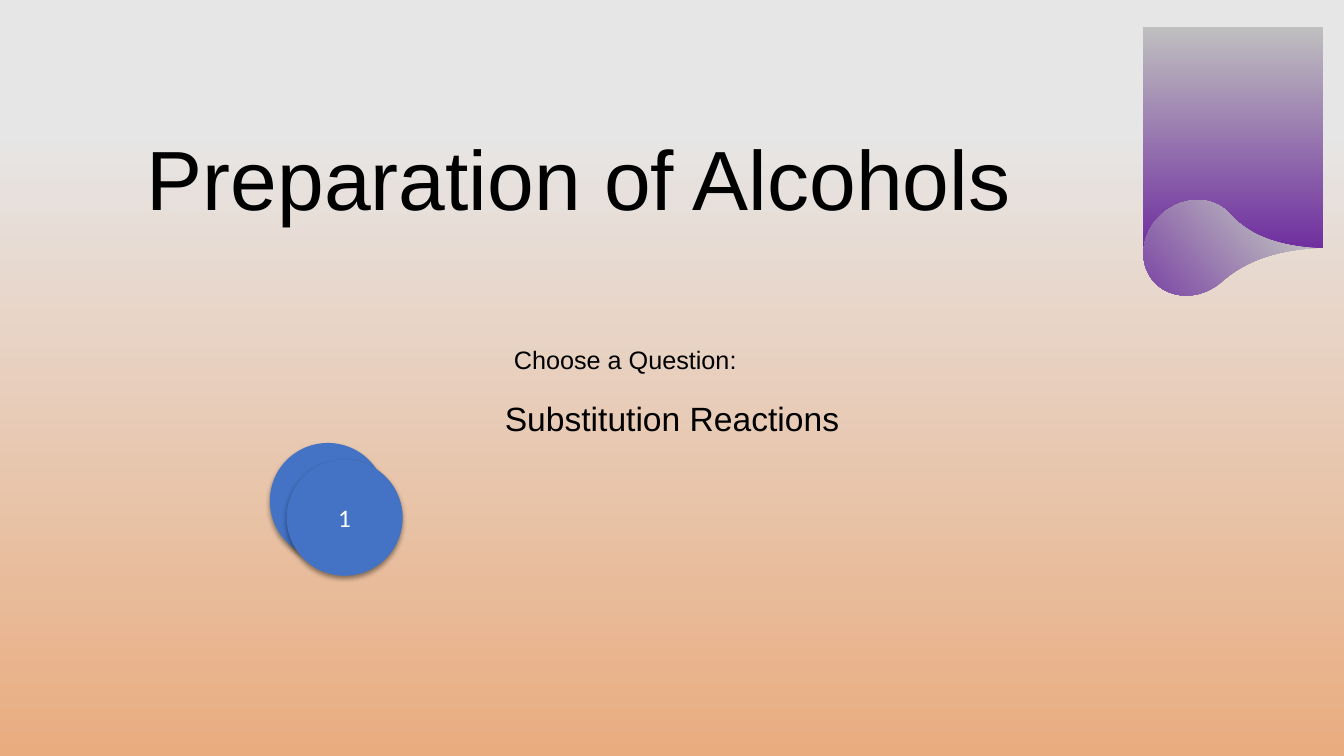
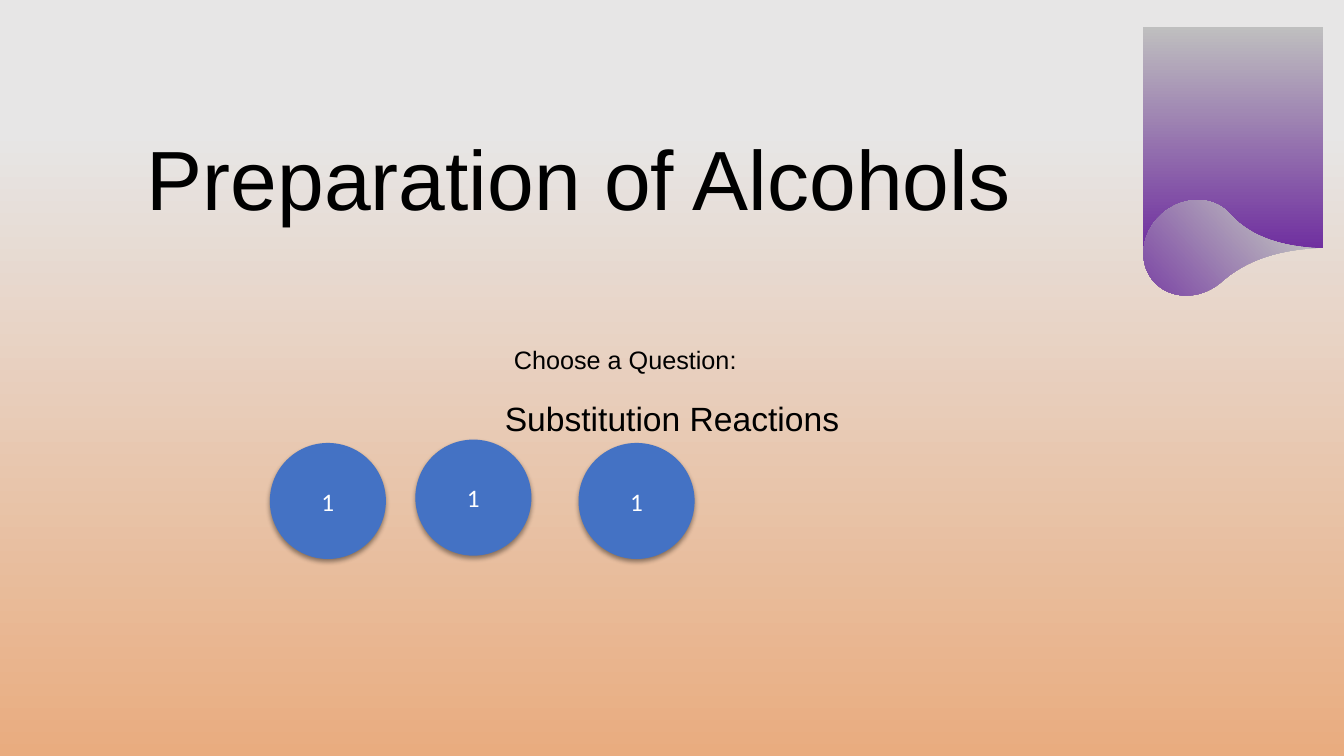
Before and after one commit to chemykill/alcoholproblems, a slide deck: slide 1 of alcoholquestions.pptx. Drawn at 1344x756 pixels with LibreOffice and Linux fonts; fonts in the diff are those of the drawing; background and template pictures are left out. Boxes give left, top, right and bottom in pixels: in the first picture for what was removed or moved away, otherwise in the second. Text is boxed around its words. In the diff, an @@ line names an element or a change of style, - is before the commit and + after.

```diff
--- a/alcoholquestions.pptx
+++ b/alcoholquestions.pptx
@@ ellipse "1": place and size @@
-ellipse "1" at <box>286,460,402,576</box>
+ellipse "1" at <box>415,440,531,556</box>
@@ ellipse: place and size @@
-ellipse at <box>293,467,396,570</box>
+ellipse at <box>422,447,525,549</box>
@@ ellipse added at <box>579,443,695,559</box>, fill #4472C4, 18 pt, text #FFFFFF @@
+1
@@ ellipse added at <box>586,450,689,553</box>, fill #4472C4 @@
```
Also in this commit, not shown: 1 other slide changed.
